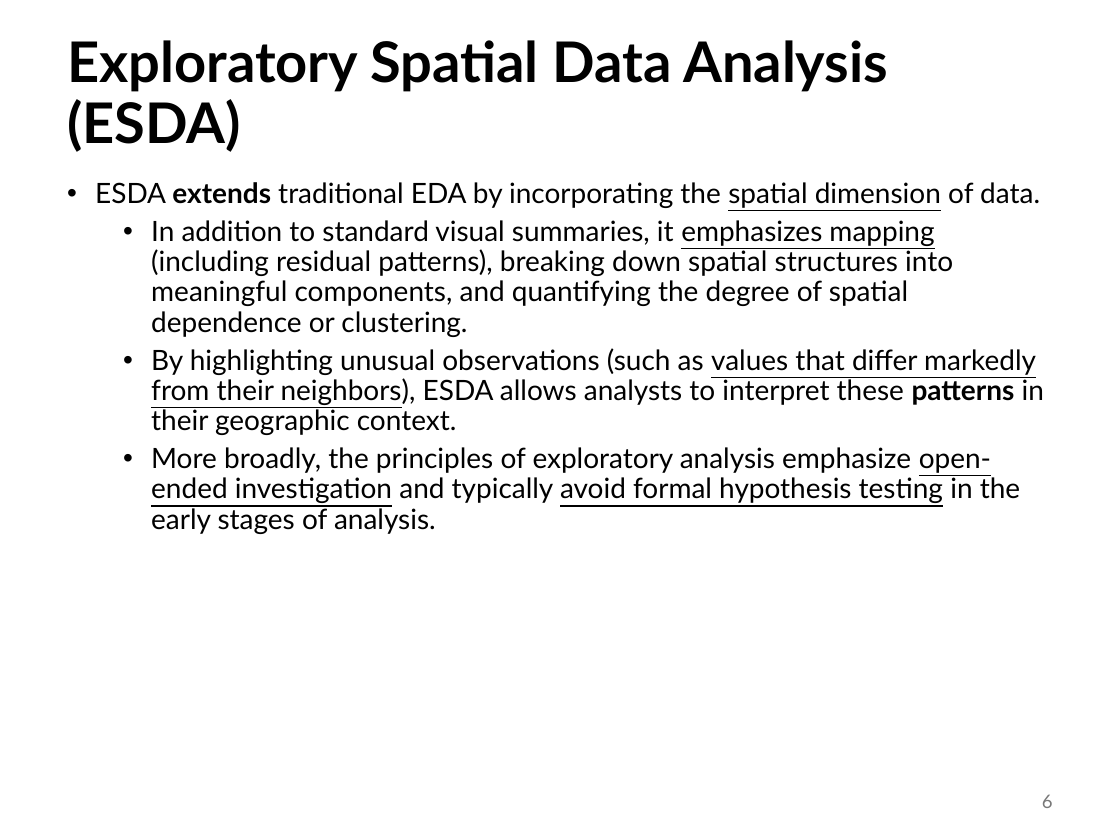
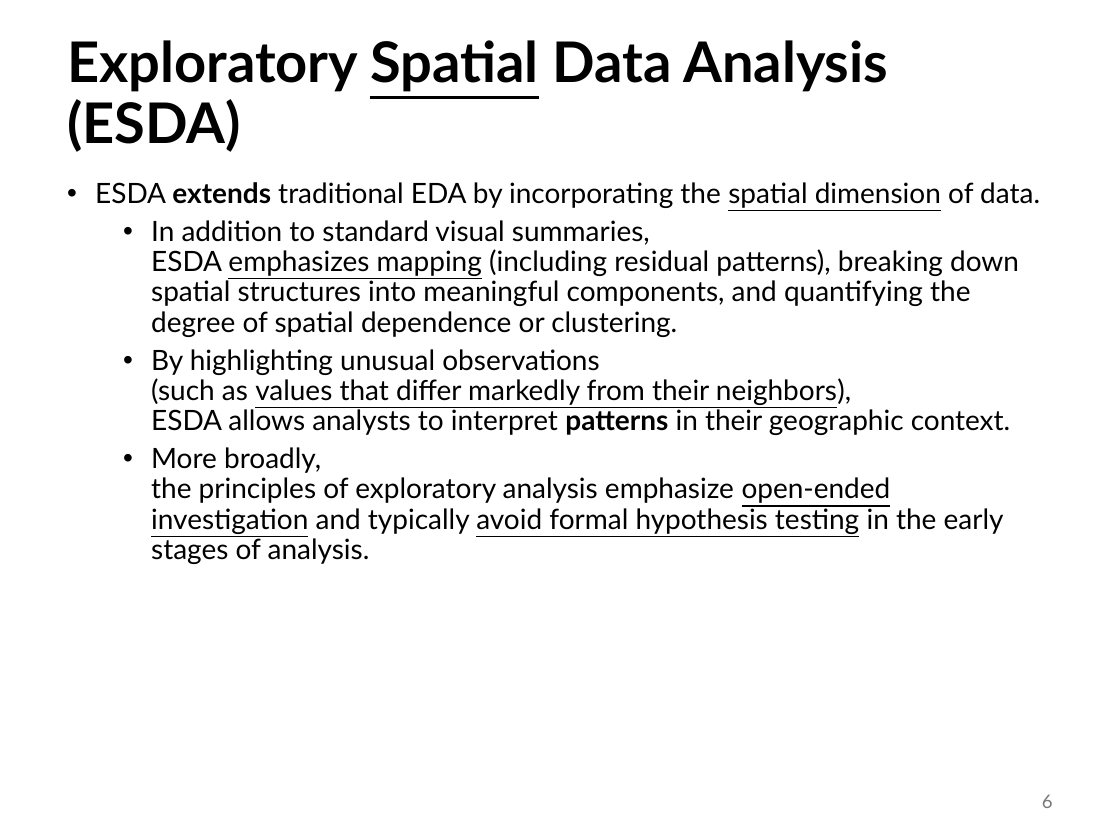
Before and after one commit to abuabara/abuabara.github.io, a slide deck: slide 6 of DAEN489S26/week12_slides.pptx. Drawn at 1120x840 pixels with LibreOffice and Linux fonts; fonts in the diff are those of the drawing. Boxes give left, top, right and bottom in pixels: in the first picture for what was removed or moved away, otherwise in the second. Text is boxed around its words. In the diff, an @@ line names an element or a change of style, - is before the commit and + after.

```diff
--- a/DAEN489S26/week12_slides.pptx
+++ b/DAEN489S26/week12_slides.pptx
@@ title "Exploratory Spatial Data Analysis (ESDA)" at [67, 40, 888, 152]: underline on in "Spatial" @@
@@ text at [151, 220, 1019, 435]: text changed @@
-  • In addition to standard visual summaries, it emphasizes mapping (including residual patterns), breaking down spatial structures into meaningful components, and quantifying the degree of spatial dependence or clustering.
-  • By highlighting unusual observations (such as values that differ markedly from their neighbors), ESDA allows analysts to interpret these patterns in their geographic context.
+  • In addition to standard visual summaries,
+    ESDA emphasizes mapping (including residual patterns), breaking down spatial structures into meaningful components, and quantifying the degree of spatial dependence or clustering.
+  • By highlighting unusual observations
+    (such as values that differ markedly from their neighbors),
+    ESDA allows analysts to interpret patterns in their geographic context.
```
Also in this commit, not shown: 15 other slides changed, 7 slides added, 2 slides removed, 1 other file.
